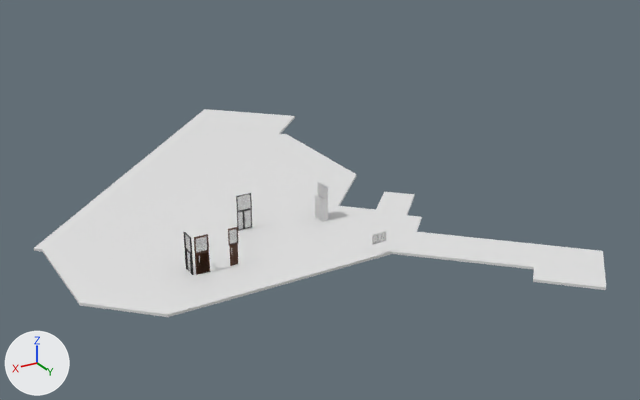
Two versions of the Blender file wilkinson.blend, one commit apart.
Camera for both pictures: a 50 mm lens placed at (34.9, 54.2, 28.8), pointed at (1.0, -2.3, 0.5). Arrows for +X, +Y and +Z are at lower left; the lights stay in place.

The scene before the commit, as lines of its bpy script (objects in view):
```python
me_plane_001 = bpy.data.meshes.new('Plane.001')
me_plane_001.from_pydata(...)  # 96 vertices, 66 faces; spans x -12.5..22.5, y -1.5..1.5, z -19.2..30.8
me_plane_001.materials.append(mat_brickspaintedwhite001_2k)  # its picture is missing
me_plane_002 = bpy.data.meshes.new('Plane.002')
me_plane_002.from_pydata(...)  # 120 vertices, 40 faces; spans x -13.8..13.2, y -1.5..1.5, z -6.4..20.6
me_plane_002.materials.append(mat_material)  # its picture is missing
me_plane_003 = bpy.data.meshes.new('Plane.003')
me_plane_003.from_pydata(...)  # 24 vertices, 4 faces; spans x -12.1..22.9, y 0.0, z -19.5..30.5
ob_floor = bpy.data.objects.new('floor', me_plane_003)
ob_floor.location = (0.0, 0.0, 0.0)
ob_floor.rotation_euler = (1.571, 0.0, 0.0)  # degrees (90, 0, 0)
_m = ob_floor.modifiers.new('Solidify', 'SOLIDIFY')
_m.thickness = 0.2
ob_innerwall = bpy.data.objects.new('innerwall', me_plane_002)
ob_innerwall.location = (9.29, 1.26, 1.5)
ob_innerwall.rotation_euler = (1.571, 0.0, 0.0)  # degrees (90, 0, 0)
_m = ob_innerwall.modifiers.new('Solidify', 'SOLIDIFY')
_m.thickness = 0.1
ob_innerwall.hide_set(True)
ob_outerwall = bpy.data.objects.new('outerwall', me_plane_001)
ob_outerwall.location = (0.45, 0.29, 1.49)
ob_outerwall.rotation_euler = (1.571, 0.0, 0.0)  # degrees (90, 0, 0)
_m = ob_outerwall.modifiers.new('Solidify', 'SOLIDIFY')
_m.thickness = 0.2
ob_outerwall.hide_set(True)
```
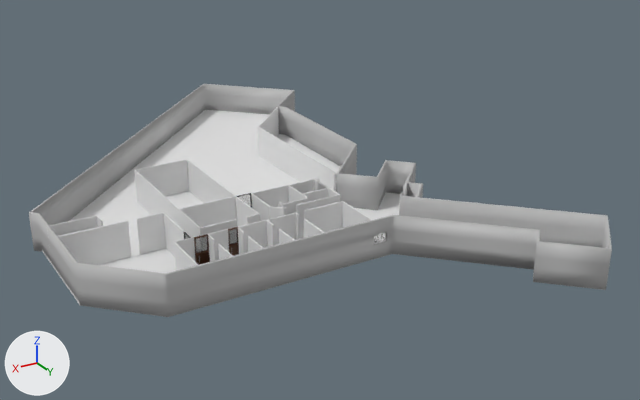
Where the change shows, as pixel boxes [x1, y1, x2, y2] in the pictures (640 x 400 px):
'outerwall', shown
    after: [29, 84, 612, 317]
'innerwall', shown
    after: [47, 107, 372, 270]
'floor', unchanged, covered by the edit
    before: [34, 109, 606, 317]
    after: [42, 110, 534, 305]

What changed in the scene script:
```text
Change ob_outerwall:
    remove ob_outerwall.hide_set(True)
Change ob_innerwall:
    remove ob_innerwall.hide_set(True)
```
